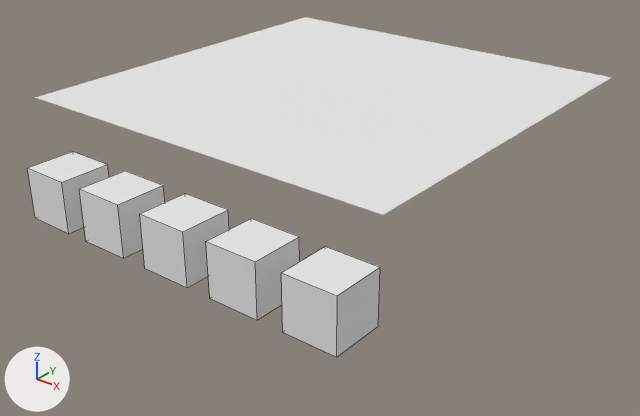
An edit to the Blender file sim/environment.blend, drawn before and after from the same camera.
Before and after are seen from a camera (50 mm lens) standing at (25.47, -32.84, 13.58) and looking at (3.38, -5.23, -3.54). Every picture has the same lights, and +X, +Y and +Z are marked at lower left. Mesh edges are drawn as thin lines on the coarser meshes.
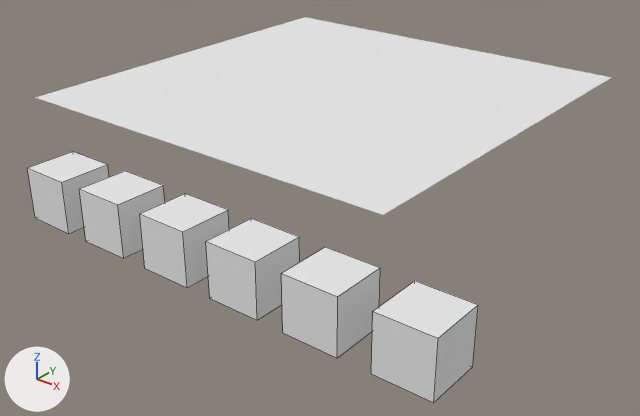
Commit message: Add real floor v2

Boxes (x1, y1, x2, y2) around the edits, measured in the pictures (640 x 416 px):
'Cube.005', added
    after: (371, 281, 478, 403)
'Cube.004', moved
    before: (281, 246, 380, 357)
    after: (281, 247, 380, 358)

The edits, one by one:
Material 'RealFloorV2' (mat_realfloorv2) is new.
Its base color is (0.8, 0.8, 0.8) (white #e7e7e7).
Mesh me_cube_006 is new.
It is a box spanning x -1.0..1.0, y -1.0..1.0, z -1.0..1.0.
It uses material mat_realfloorv2 (its picture is missing).
Object 'Cube.004' (ob_cube_004) moves from (12.0, -15.5, 0.0) to (12.03, -15.52, 0.0).
Object 'Cube.005' (ob_cube_005) is new; it shows me_cube_006.
Its location is (15.2, -15.52, 0.0).
